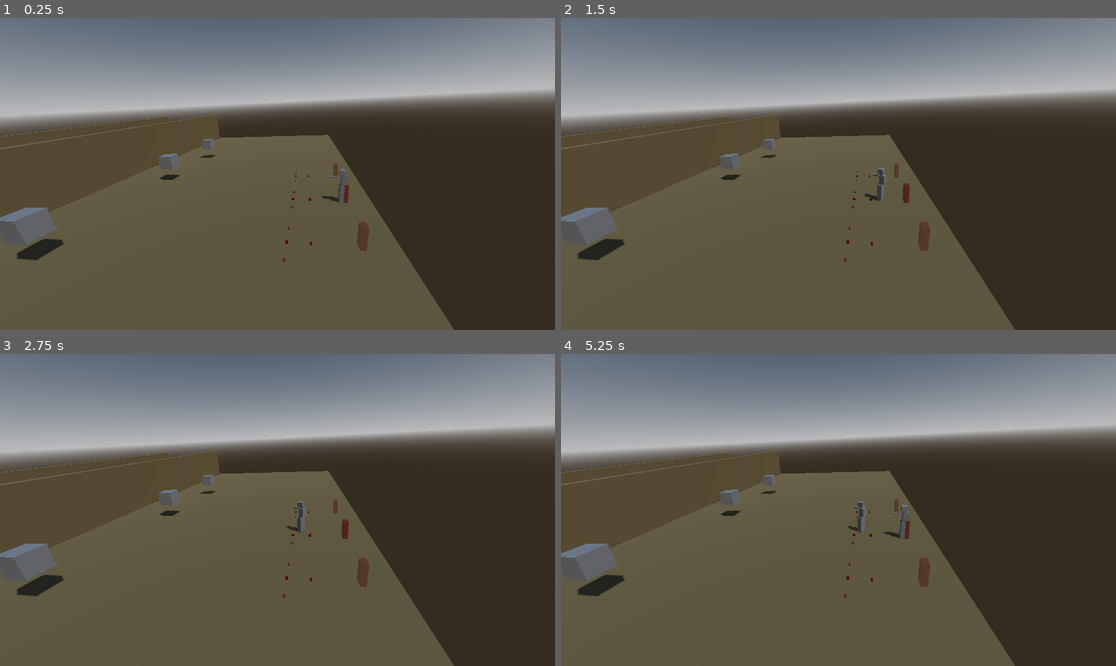
Above: before the commit, frames 1-4 (two rows, left to right).
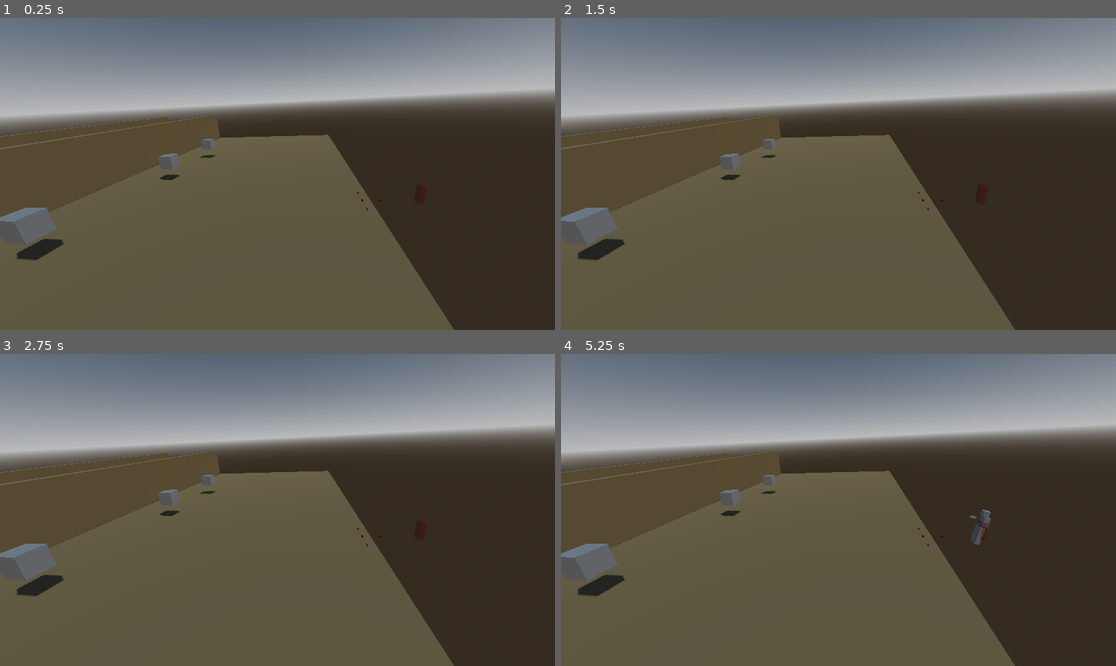
Above: after the commit, the same moments.

Repository: gawe-dev/Gargolas-EDD-1806
Game: Godot game, scene res://@Screens/Test.tscn
Two runs of this game, one before a commit and one after it. Both use one fixed random seed, a clock stepped at 60 frames per second and the inputs below.
Inputs:
- Up to frame 1 (0.25 s): no input
- Up to frame 2 (1.5 s): no input
- Up to frame 3 (2.75 s): no input
- Up to frame 4 (5.25 s): tap Enter at 3.5, 5 s; tap Space at 4.25 s

The runs differ from the first frame. In frame 1, 0.4% of the frame differs, in the area x 50-69%, y 46-79%; in frame 2, 0.5%; in frame 3, 0.5%; in frame 4, 0.7%, in the area x 45-78%, y 46-79%.
Error after the commit: Cannot call method 'find_children' on a null value. (res://TroopManagement/TroopManagement.gd:12)

Commit message:
Manejador de oleadas menos cebado

Diff:
--- a/Musketeer/Musketeer.gd
+++ b/Musketeer/Musketeer.gd
@@ -159,10 +159,10 @@
 var target_in_range := false
 var barricade_in_range := false
 func SensorPrepareAim():
+
 	target_in_range = (global_position - target.global_position).length() < (bullet.RANGE - 5)
 
 	barricade_in_range = (global_position - barricades[current_barricade].global_position).length() < bullet.RANGE
-
 
 
 #endregion
--- a/TroopManagement/TroopManagement.tscn
+++ b/TroopManagement/TroopManagement.tscn
@@ -1,19 +1,17 @@
-[gd_scene load_steps=4 format=3 uid="uid://dqdau0k3eifk1"]
+[gd_scene load_steps=3 format=3 uid="uid://dqdau0k3eifk1"]
 
 [ext_resource type="Script" path="res://TroopManagement/TroopManagement.gd" id="1_h6td5"]
-[ext_resource type="PackedScene" uid="uid://wl6kycja53b7" path="res://TroopManagement/Wave1.tscn" id="1_n6sbj"]
-[ext_resource type="PackedScene" uid="uid://bcwpuon7kyju4" path="res://TroopManagement/Wave0.tscn" id="2_3tqi6"]
+[ext_resource type="PackedScene" uid="uid://b63iywb03ygwr" path="res://MusketeerSpawner/SpawnMusketeer.tscn" id="2_uoaej"]
 
 [node name="TroopManagement" type="Node3D"]
-transform = Transform3D(1, 0, 0, 0, 1, 0, 0, 0, 1, 0, 0, -4)
 script = ExtResource("1_h6td5")
 
 [node name="Timer" type="Timer" parent="."]
 wait_time = 5.0
 autostart = true
 
-[node name="Wave0" parent="." instance=ExtResource("2_3tqi6")]
-transform = Transform3D(1, 0, 0, 0, 1, 0, 0, 0, 1, 0.013813, 0, 3.95711)
+[node name="Wave0" type="Node3D" parent="."]
 
-[node name="Wave1" parent="." instance=ExtResource("1_n6sbj")]
-transform = Transform3D(1, 0, 0, 0, 1, 0, 0, 0, 1, 0, 0, 4)
+[node name="SpawnMusketeer" parent="Wave0" instance=ExtResource("2_uoaej")]
+
+[editable path="Wave0/SpawnMusketeer"]
--- a/TroopManagement/Wave0.tscn
+++ /dev/null
@@ -1,7 +0,0 @@
-[gd_scene load_steps=2 format=3 uid="uid://bcwpuon7kyju4"]
-
-[ext_resource type="PackedScene" uid="uid://b63iywb03ygwr" path="res://MusketeerSpawner/SpawnMusketeer.tscn" id="1_iuqjw"]
-
-[node name="Wave0" type="Node3D"]
-
-[node name="SpawnMusketeer" parent="." instance=ExtResource("1_iuqjw")]
--- a/TroopManagement/Wave1.tscn
+++ /dev/null
@@ -1,15 +0,0 @@
-[gd_scene load_steps=2 format=3 uid="uid://wl6kycja53b7"]
-
-[ext_resource type="PackedScene" uid="uid://b63iywb03ygwr" path="res://MusketeerSpawner/SpawnMusketeer.tscn" id="1_c4jak"]
-
-[node name="Wave 1" type="Node3D"]
-
-[node name="SpawnMusketeerLeft" parent="." instance=ExtResource("1_c4jak")]
-transform = Transform3D(1, 0, 0, 0, 1, 0, 0, 0, 1, 4, 0, 0)
-laneAttack = "Left"
-
-[node name="SpawnMusketeerMid" parent="." instance=ExtResource("1_c4jak")]
-
-[node name="SpawnMusketeerRight" parent="." instance=ExtResource("1_c4jak")]
-transform = Transform3D(1, 0, 0, 0, 1, 0, 0, 0, 1, -4, 0, 0)
-laneAttack = "Right"
